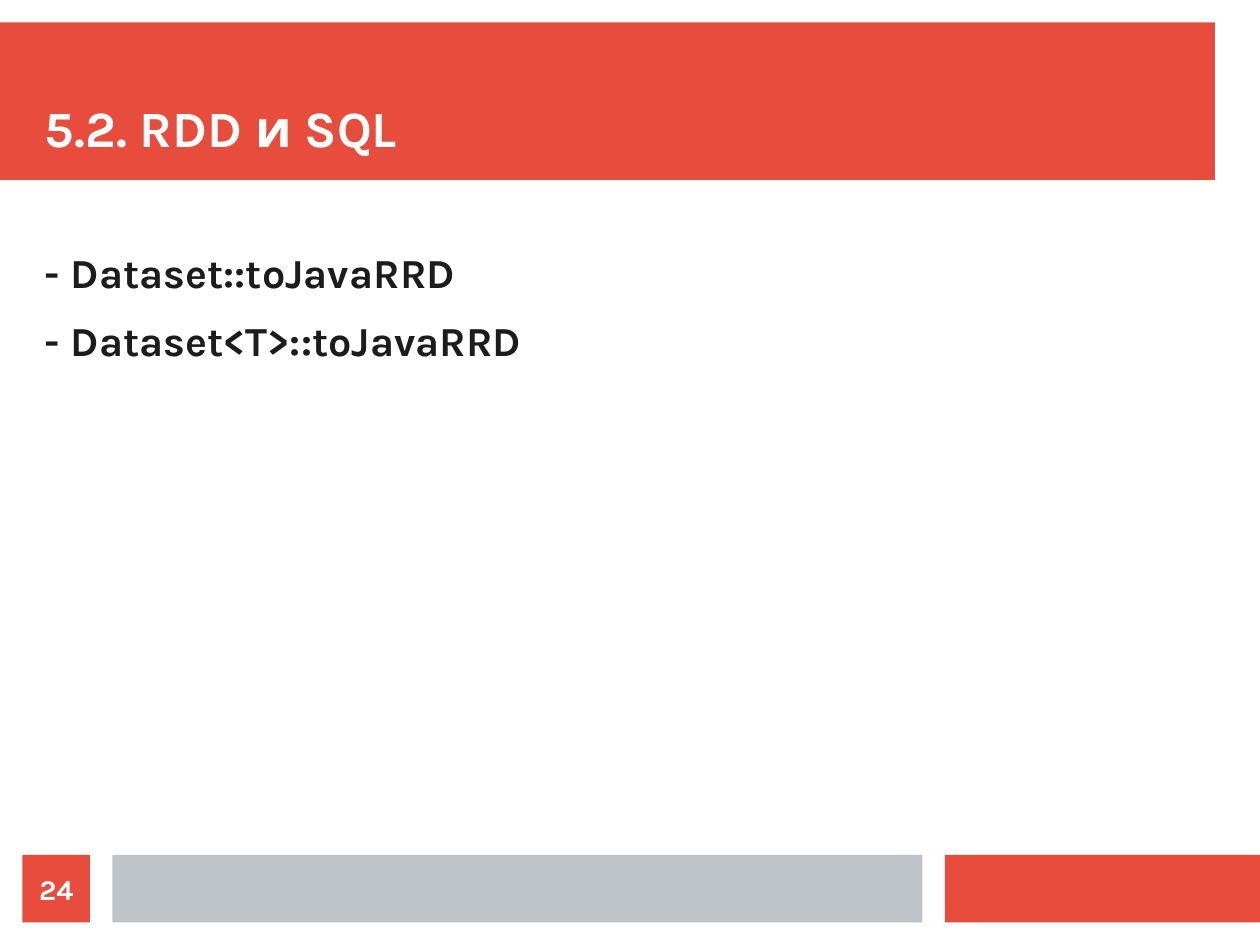
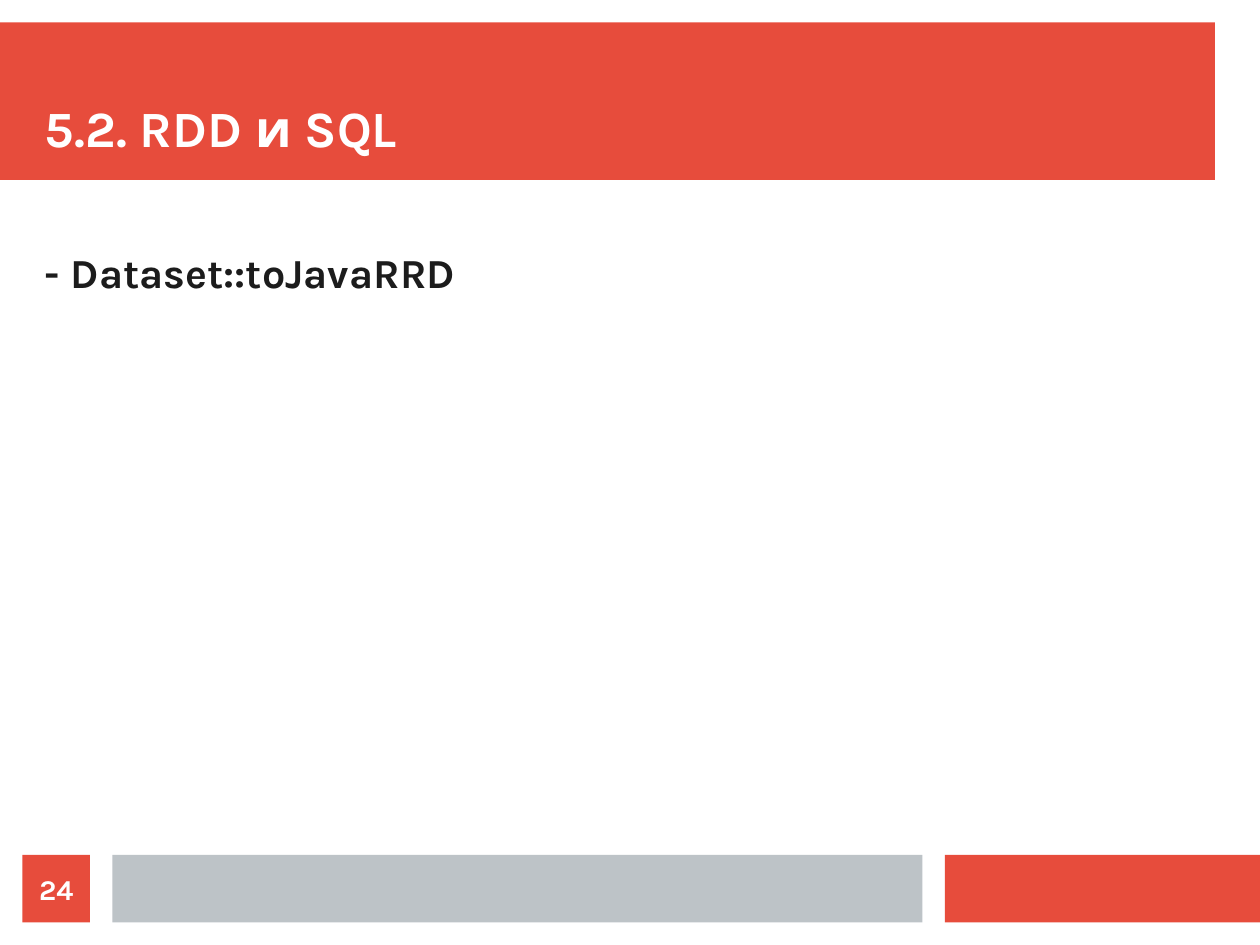
Before and after one commit to ilya1st/spark-samples, a slide deck: slide 24 of report_plan/report.odp. Drawn at 1260x945 pixels with LibreOffice and Linux fonts; fonts in the diff are those of the drawing. Boxes give left, top, right and bottom in pixels: in the first picture for what was removed or moved away, otherwise in the second. Text is boxed around its words. In the diff, an @@ line names an element or a change of style, - is before the commit and + after.

```diff
--- a/report_plan/report.odp
+++ b/report_plan/report.odp
@@ text at (71, 329, 521, 357): paragraph removed @@
-- Dataset<T>::toJavaRRD
```
Also in this commit, not shown: 1 other slide changed, 1 other file.
